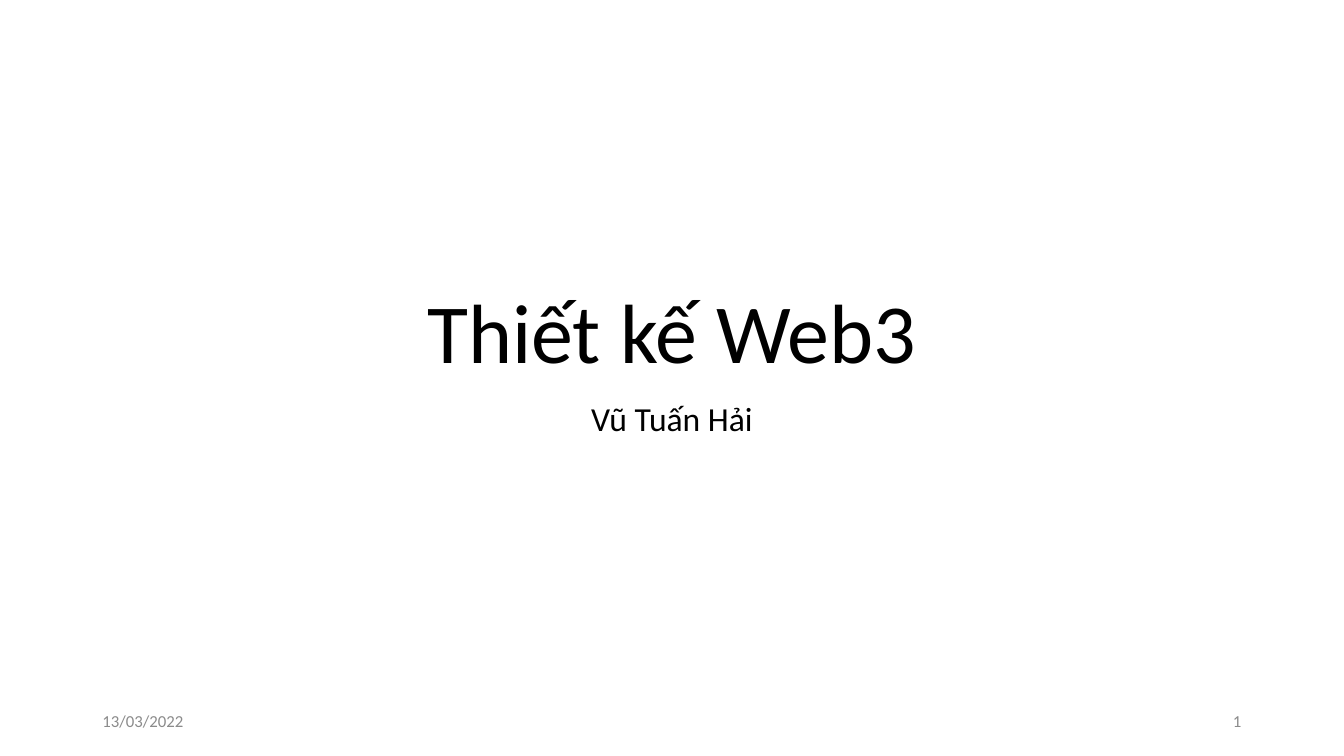
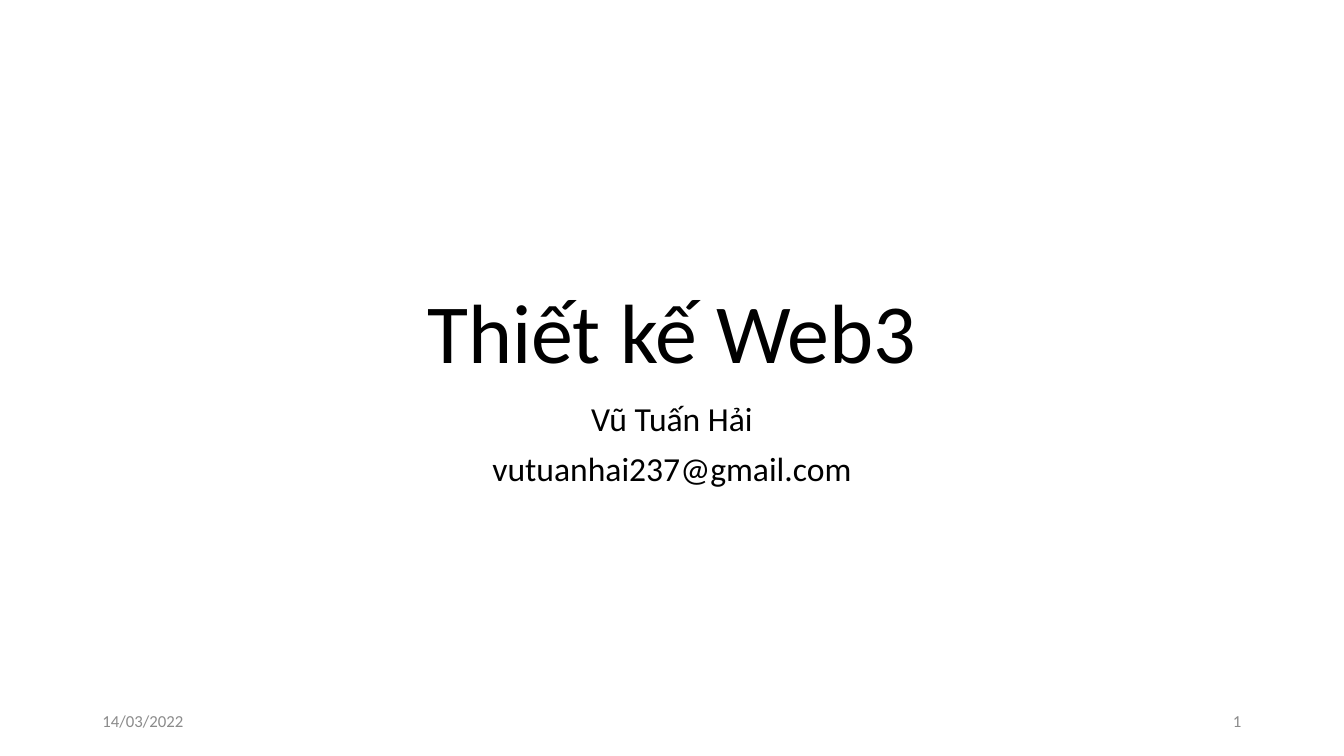
Before and after one commit to vutuanhai237/CourseMaterials, a slide deck: slide 1 of Web3/Slide.pptx. Drawn at 1344x756 pixels with LibreOffice and Linux fonts; fonts in the diff are those of the drawing. Boxes give left, top, right and bottom in pixels: in the first picture for what was removed or moved away, otherwise in the second. Text is boxed around its words. In the diff, an @@ line names an element or a change of style, - is before the commit and + after.

```diff
--- a/Web3/Slide.pptx
+++ b/Web3/Slide.pptx
@@ subtitle at (492,457,851,487): paragraph added @@
+vutuanhai237@gmail.com
@@ text at (102,715,183,728): text changed @@
-13/03/2022
+14/03/2022
```
Also in this commit, not shown: 15 other slides changed, 8 other files.
